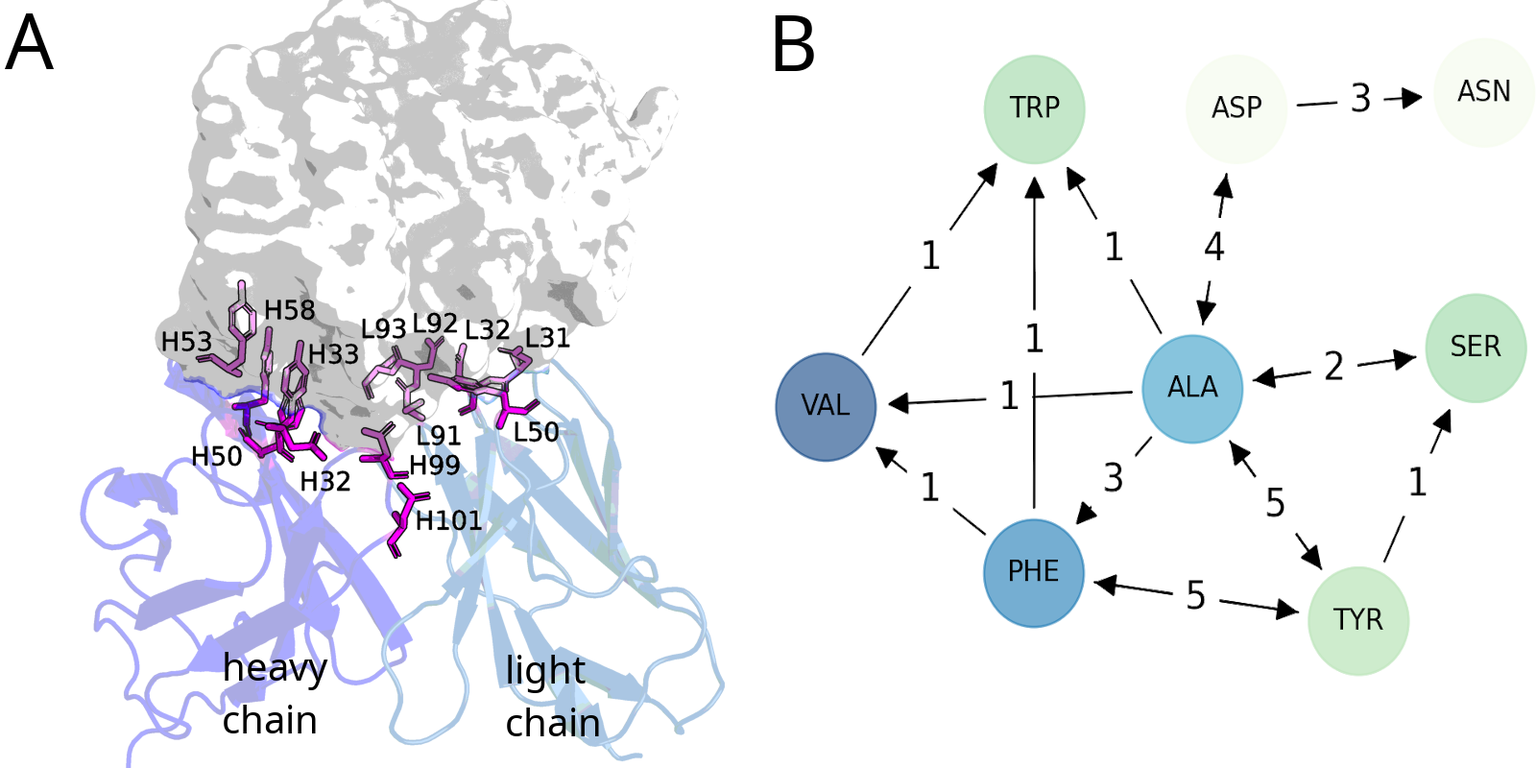
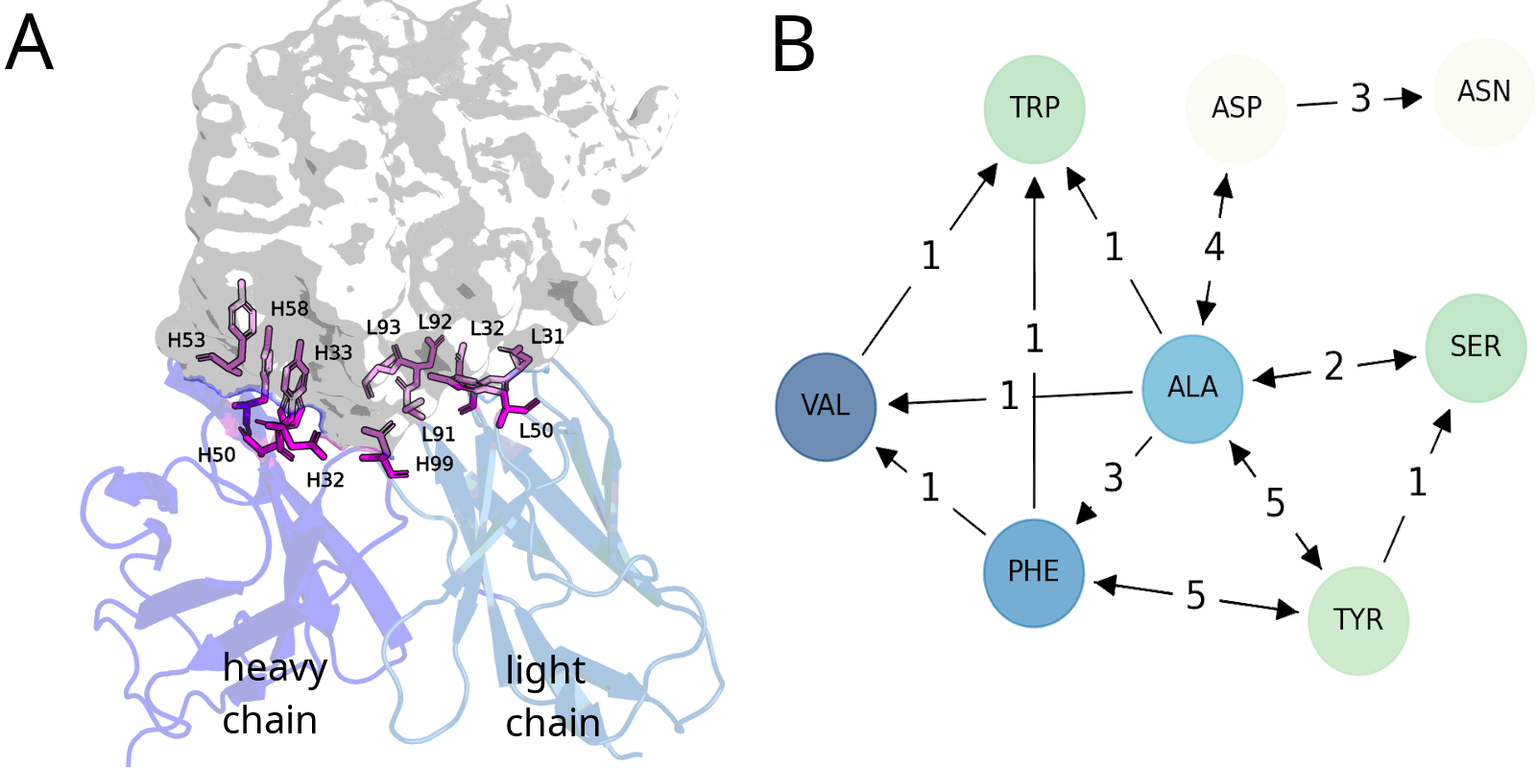
Layers edited between the first and the second 1536x768 image:
painted on "Pasted Layer" over [79, 0, 726, 768]
